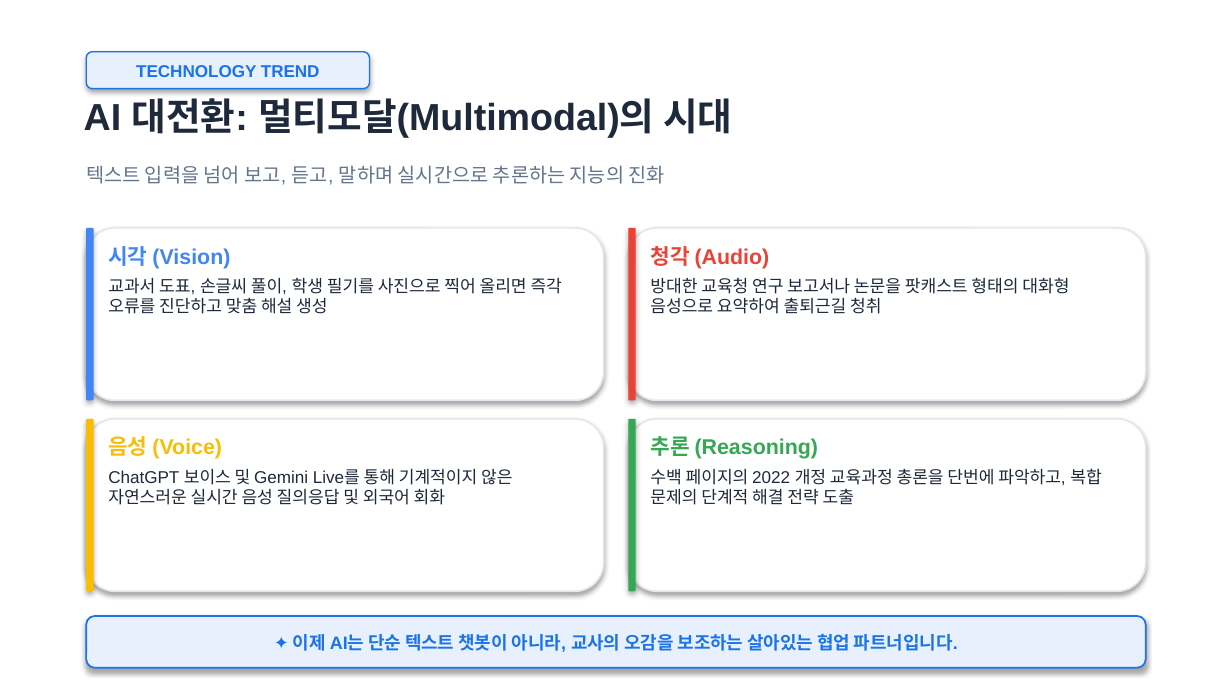
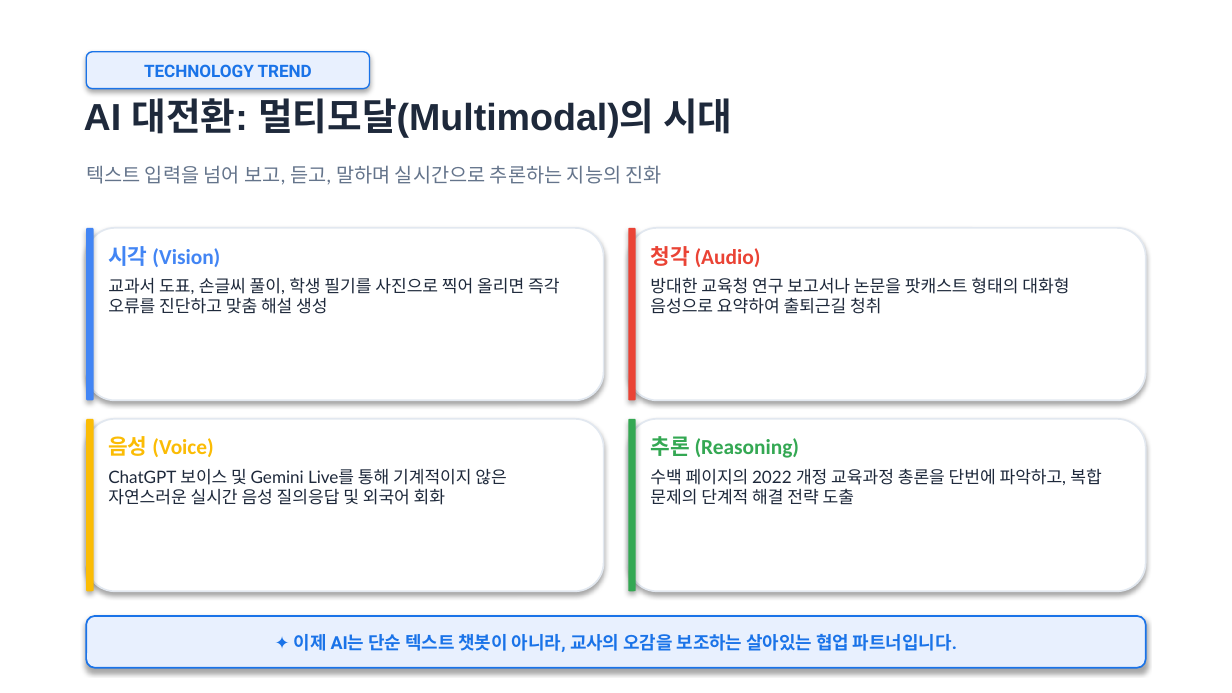
Before and after one commit to kecfai7/ppt_master, a slide deck: slide 3 of presentations/AI 시대-교육의 문법이 바뀌다-앨리스.pptx. Drawn at 1232x693 pixels with LibreOffice and Linux fonts; fonts in the diff are those of the drawing; background and template pictures are left out. Boxes give left, top, right and bottom in pixels: in the first picture for what was removed or moved away, otherwise in the second. Text is boxed around its words. In the diff, an @@ line names an element or a change of style, - is before the commit and + after.

Commit message:
Apply exact Paperlogy weights (8 ExtraBold, 7 Bold, 6 SemiBold, 5 Medium) across all 14 presentations

```diff
--- a/presentations/AI 시대-교육의 문법이 바뀌다-앨리스.pptx
+++ b/presentations/AI 시대-교육의 문법이 바뀌다-앨리스.pptx
@@ rounded rectangle "TECHNOLOGY TREND" at [86, 52, 370, 89]: font Arial to Roboto @@
@@ text "텍스트 입력을 넘어 보고, 듣고, ..." at [86, 165, 662, 185]: font Arial to Lato @@
@@ text "시각 (Vision)" at [108, 246, 559, 314]: font Arial to Calibri in "시각 (Vision)"; font Arial to Lato in "교과서 도표, 손글씨 풀이, 학생 필기를 사진으로 ..." @@
@@ text "청각 (Audio)" at [650, 246, 1069, 314]: font Arial to Calibri in "청각 (Audio)"; font Arial to Lato in "방대한 교육청 연구 보고서나 논문을 팟캐스트 형태의 ..." @@
@@ text "음성 (Voice)" at [108, 436, 506, 505]: font Arial to Calibri in "음성 (Voice)"; font Arial to Lato in "ChatGPT 보이스 및 Gemini Live를 통해 기계적이지 ..." @@
@@ text "추론 (Reasoning)" at [650, 436, 1101, 505]: font Arial to Calibri in "추론 (Reasoning)"; font Arial to Lato in "수백 페이지의 2022 개정 교육과정 총론을 단번에 ..." @@
```
Also in this commit, not shown: 21 other slides changed, 17 other files.
